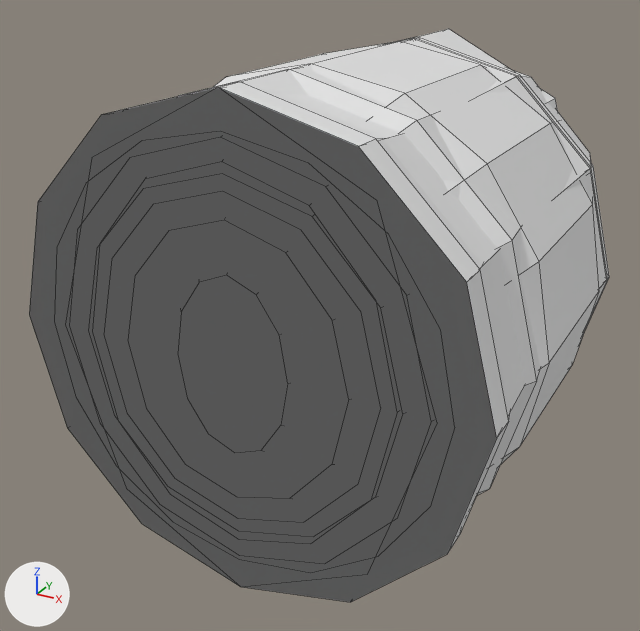
The Blender file art/noir-parts.blend, before and after one commit.
Camera for both pictures: a camera (50 mm lens) standing at (0.834, -1.682, 0.734) and looking at (-0.054, -0.066, -0.074). Arrows for +X, +Y and +Z are at lower left; the lights stay in place. The older version comes first. Mesh edges are drawn as thin lines.

Names of what the first picture shows: 'arm', 'coat', 'crown', 'foot', 'gun', 'hat', 'head', 'hips', 'leg', 'torso'.
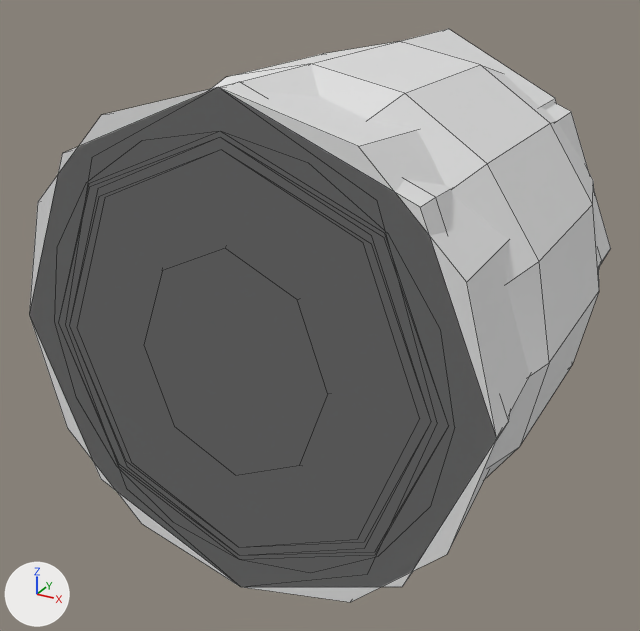
Edits to the scene script, one JSON object a line:
```json
{"block": "me_torso", "where": "# used by ob_torso; location = (0.0, 0.0, 0.0)"}
{"op": "remove", "block": "me_torso", "code": "me_torso.from_pydata(...)  # 60 vertices, 50 faces; spans x -0.5..0.5, y -0.5..0.5, z -0.5..0.5"}
{"op": "add", "block": "me_torso", "code": "me_torso.from_pydata(...)  # 32 vertices, 26 faces; spans x -0.49..0.49, y -0.5..0.5, z -0.47..0.47"}
{"block": "me_torso", "change": "me_torso part 1: the whole mesh is rebuilt"}
{"block": "me_hips", "where": "# used by ob_hips; location = (0.0, 0.0, 0.0)"}
{"op": "remove", "block": "me_hips", "code": "me_hips.from_pydata(...)  # 48 vertices, 38 faces; spans x -0.5..0.5, y -0.5..0.5, z -0.5..0.5"}
{"op": "add", "block": "me_hips", "code": "me_hips.from_pydata(...)  # 24 vertices, 18 faces; spans x -0.46..0.46, y -0.5..0.5, z -0.45..0.45"}
{"block": "me_hips", "change": "me_hips part 2: the whole mesh is rebuilt"}
{"block": "me_arm", "where": "# used by ob_arm; location = (0.0, 0.0, 0.0)"}
{"op": "remove", "block": "me_arm", "code": "me_arm.from_pydata(...)  # 60 vertices, 50 faces; spans x -0.5..0.5, y -0.5..0.5, z -0.5..0.5"}
{"op": "add", "block": "me_arm", "code": "me_arm.from_pydata(...)  # 24 vertices, 18 faces; spans x -0.46..0.46, y -0.5..0.5, z -0.46..0.46"}
{"block": "me_arm", "change": "me_arm part 3: the whole mesh is rebuilt"}
{"block": "me_leg", "where": "# used by ob_leg; location = (0.0, 0.0, 0.0)"}
{"op": "remove", "block": "me_leg", "code": "me_leg.from_pydata(...)  # 48 vertices, 38 faces; spans x -0.5..0.5, y -0.5..0.5, z -0.5..0.5"}
{"op": "add", "block": "me_leg", "code": "me_leg.from_pydata(...)  # 24 vertices, 18 faces; spans x -0.47..0.47, y -0.5..0.5, z -0.46..0.46"}
{"block": "me_leg", "change": "me_leg part 4"}
{"block": "me_leg", "change": "46 vertices are removed from x -0.5..0.5, y -0.5..0.5, z -0.5..0.5"}
{"block": "me_leg", "change": "38 faces are deleted"}
{"block": "me_leg", "change": "22 vertices are added at x -0.47..0.47, y -0.5..0.5, z -0.46..0.46"}
{"block": "me_leg", "change": "18 new faces join them"}
{"block": "me_foot", "where": "# used by ob_foot; location = (0.0, 0.0, 0.0)"}
{"op": "remove", "block": "me_foot", "code": "me_foot.from_pydata(...)  # 48 vertices, 38 faces; spans x -0.5..0.5, y -0.5..0.5, z -0.5..0.5"}
{"op": "add", "block": "me_foot", "code": "me_foot.from_pydata(...)  # 24 vertices, 18 faces; spans x -0.48..0.48, y -0.5..0.5, z -0.49..0.49"}
{"block": "me_foot", "change": "me_foot part 5"}
{"block": "me_foot", "change": "44 vertices are removed from x -0.5..0.5, y -0.5..0.5, z -0.5..0.5"}
{"block": "me_foot", "change": "38 faces are deleted"}
{"block": "me_foot", "change": "20 vertices are added at x -0.48..0.48, y -0.5..0.5, z -0.49..0.49"}
{"block": "me_foot", "change": "18 new faces join them"}
{"block": "me_coat", "where": "# used by ob_coat; location = (0.0, 0.0, 0.0)"}
{"op": "remove", "block": "me_coat", "code": "me_coat.from_pydata(...)  # 48 vertices, 38 faces; spans x -0.5..0.5, y -0.5..0.5, z -0.5..0.5"}
{"op": "add", "block": "me_coat", "code": "me_coat.from_pydata(...)  # 32 vertices, 26 faces; spans x -0.5..0.5, y -0.5..0.5, z -0.5..0.5"}
{"block": "me_coat", "change": "me_coat part 6"}
{"block": "me_coat", "change": "32 vertices are removed from x -0.433..0.433, y -0.5..0.5, z -0.433..0.433"}
{"block": "me_coat", "change": "38 faces are deleted"}
{"block": "me_coat", "change": "16 vertices are added at x -0.354..0.354, y -0.5..0.5, z -0.354..0.354"}
{"block": "me_coat", "change": "26 new faces join them"}
```

Boxes [x1, y1, x2, y2] around the edits, measured in the pictures (640 x 631 px):
```json
{"object": "foot", "change": "reshaped", "before": [69, 69, 541, 563], "after": [70, 138, 431, 555]}
{"object": "coat", "change": "reshaped", "before": [111, 82, 510, 552], "after": [30, 82, 510, 587]}
{"object": "hips", "change": "reshaped", "before": [89, 37, 609, 537], "after": [59, 132, 448, 559]}
{"object": "torso", "change": "reshaped", "before": [92, 38, 607, 544], "after": [79, 151, 601, 545]}
{"object": "arm", "change": "reshaped", "before": [129, 38, 607, 498], "after": [70, 150, 430, 547]}
{"object": "leg", "change": "reshaped", "before": [105, 43, 591, 521], "after": [59, 104, 611, 555]}
```
